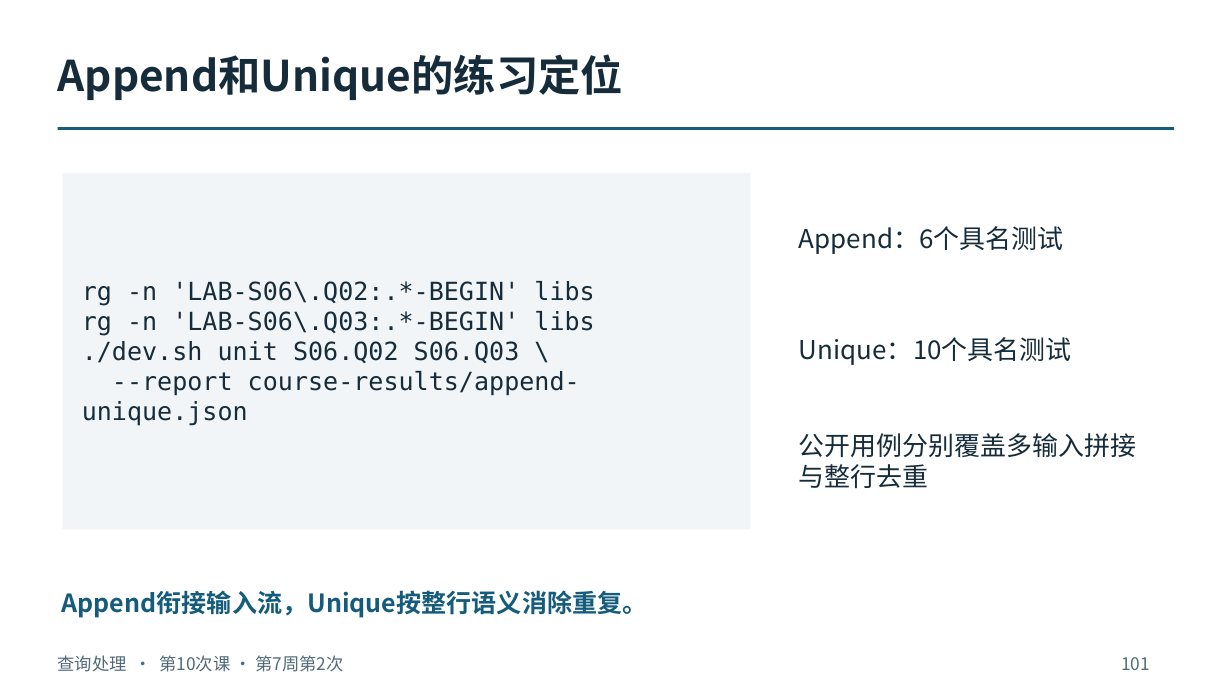
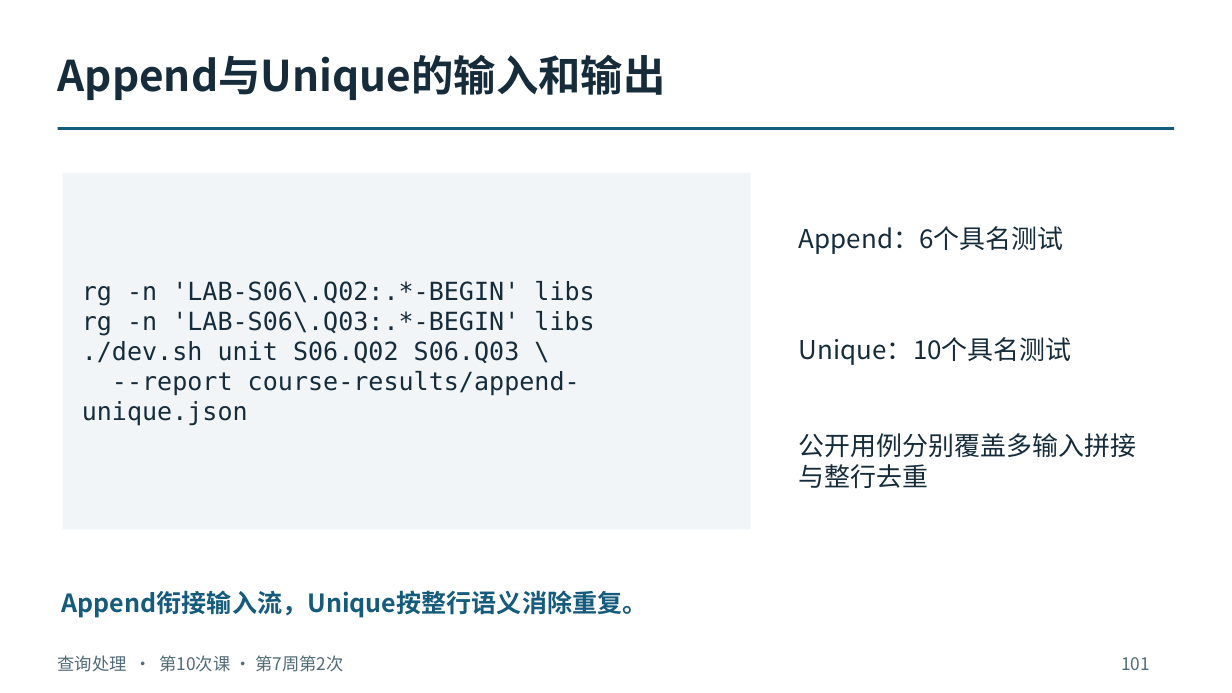
Before and after one commit to intellistream/database-kernel-course-student, a slide deck: slide 101 of 01_课件（第6版）/03_查询处理.pptx. Drawn at 1232x693 pixels with LibreOffice and Linux fonts; fonts in the diff are those of the drawing. Boxes give left, top, right and bottom in pixels: in the first picture for what was removed or moved away, otherwise in the second. Text is boxed around its words. In the diff, an @@ line names an element or a change of style, - is before the commit and + after.

Commit message:
Polish wording in lesson slides and module decks

```diff
--- a/01_课件（第6版）/03_查询处理.pptx
+++ b/01_课件（第6版）/03_查询处理.pptx
@@ text at bbox=[58, 55, 666, 100]: text changed @@
-Append和Unique的练习定位
+Append与Unique的输入和输出
```
Also in this commit, not shown: 11 other slides changed, 26 other files.
